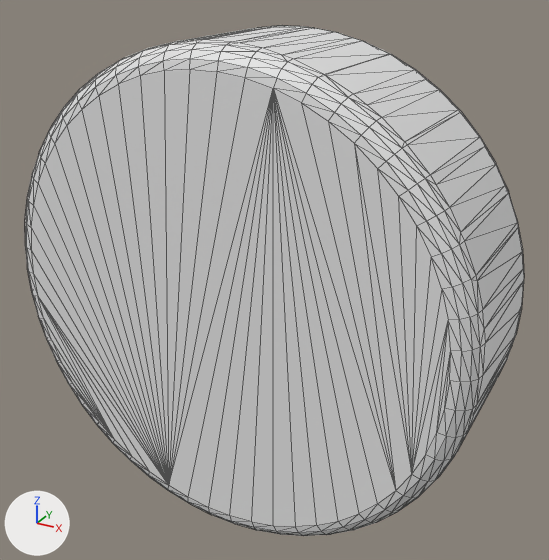
What one commit did to the COLLADA model web/up1_description/meshes/base/wheel.dae.
Both versions are drawn from a 50 mm camera at (50.3, -88.1, 44.8) aimed at (1.6, 0.5, 0.6). The lights are fixed; the arrows at lower left show +X, +Y and +Z. Mesh edges are drawn as thin lines.

In view in the first picture: 'node'.
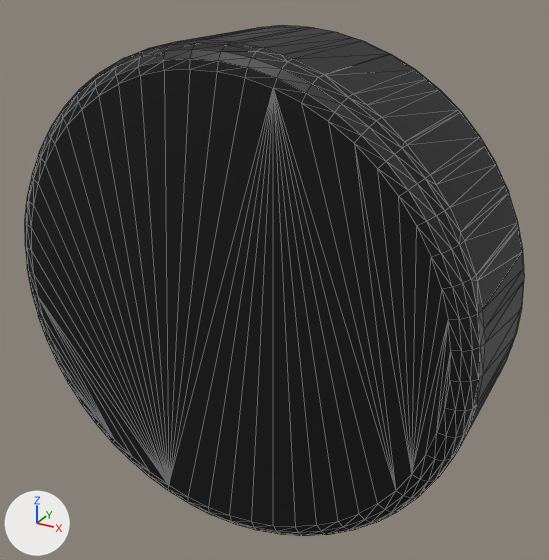
The change, as a list of edits to the scene's bpy script:
```text
Add mat_vertex_colours:
    mat_vertex_colours = bpy.data.materials.new('Vertex colours')
    mat_vertex_colours.use_nodes = True; mat_vertex_colours.node_tree.nodes.clear()
    _N = mat_vertex_colours.node_tree.nodes; _L = mat_vertex_colours.node_tree.links
    n0 = _N.new('ShaderNodeBsdfPrincipled'); n0.name = 'Principled BSDF'
    n1 = _N.new('ShaderNodeOutputMaterial'); n1.name = 'Material Output'
    n2 = _N.new('ShaderNodeVertexColor'); n2.name = 'Color Attribute'
    n2.layer_name = 'Col'
    _L.new(n0.outputs[0], n1.inputs[0])  # 'BSDF' to 'Surface'
    _L.new(n2.outputs[0], n0.inputs[0])  # 'Color' to 'Base Color'
Change me_shape0:
    where me_shape0.from_pydata(...)  # 612 vertices, 1220 faces; spans x -34.9..34.9, y -13.6..12.2, z -34.8..34.8
    add me_shape0.materials.append(mat_vertex_colours)
```

Location of each change, [x1, y1, x2, y2] in pixels of the pictures (549 x 560 px):
'node', recoloured (grey to black): [25, 25, 524, 536] in both
